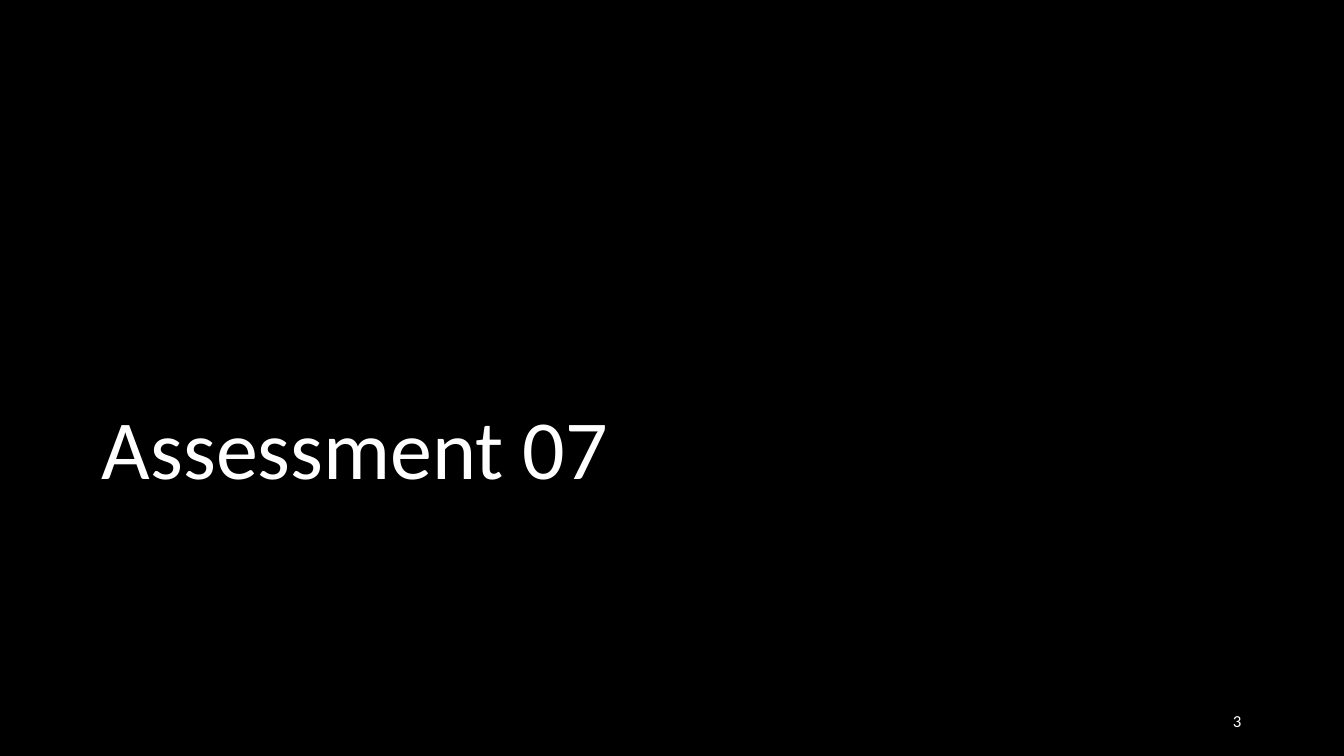
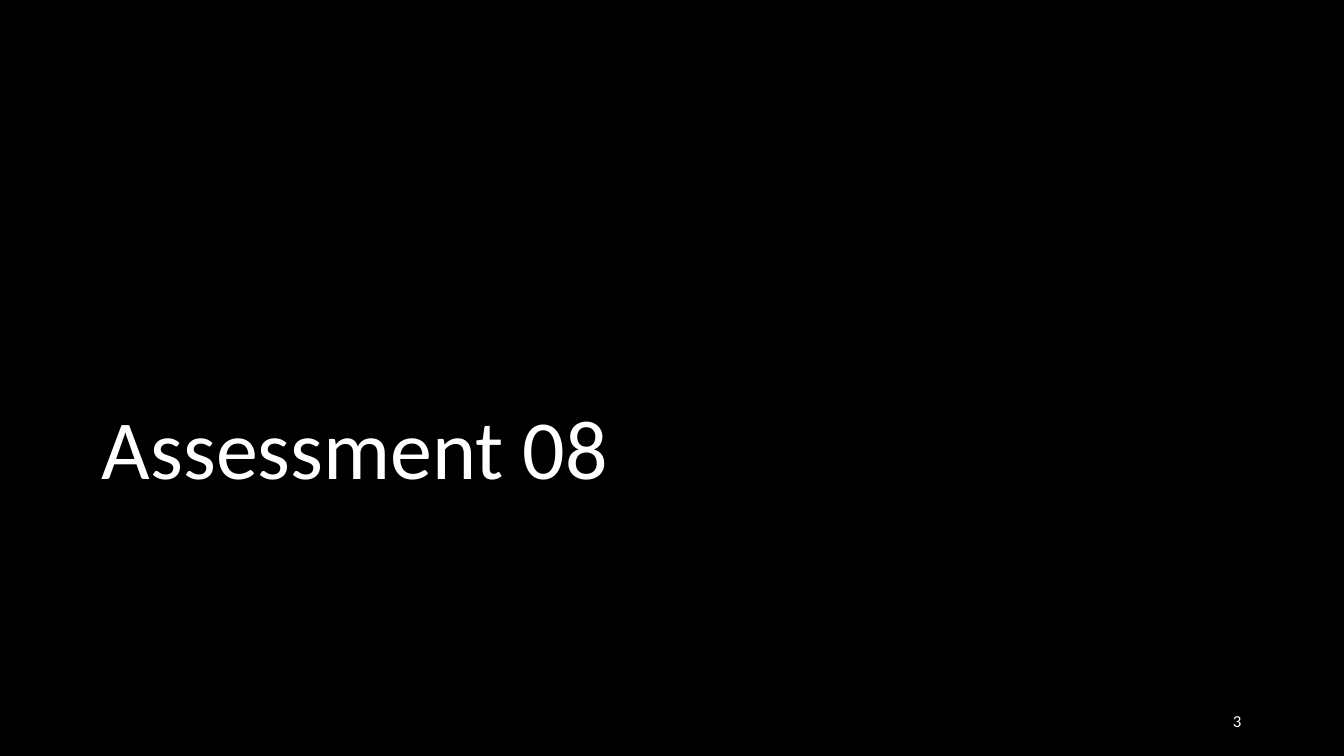
Before and after one commit to NYU-CSO/nyu-cso.github.io, a slide deck: slide 3 of rec-notes/r09.pptx. Drawn at 1344x756 pixels with LibreOffice and Linux fonts; fonts in the diff are those of the drawing. Boxes give left, top, right and bottom in pixels: in the first picture for what was removed or moved away, otherwise in the second. Text is boxed around its words. In the diff, an @@ line names an element or a change of style, - is before the commit and + after.

```diff
--- a/rec-notes/r09.pptx
+++ b/rec-notes/r09.pptx
@@ title at (x1=102, y1=421, x2=608, y2=480): text changed @@
-Assessment 07
+Assessment 08
```
Also in this commit, not shown: 6 other slides changed, 40 slides added, 23 slides removed, 1 other file.
